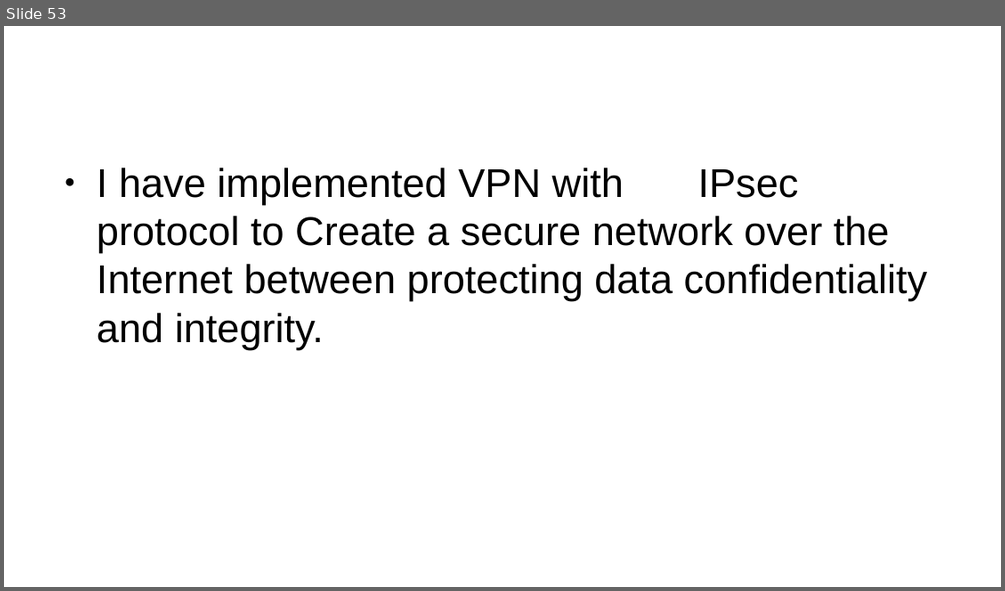
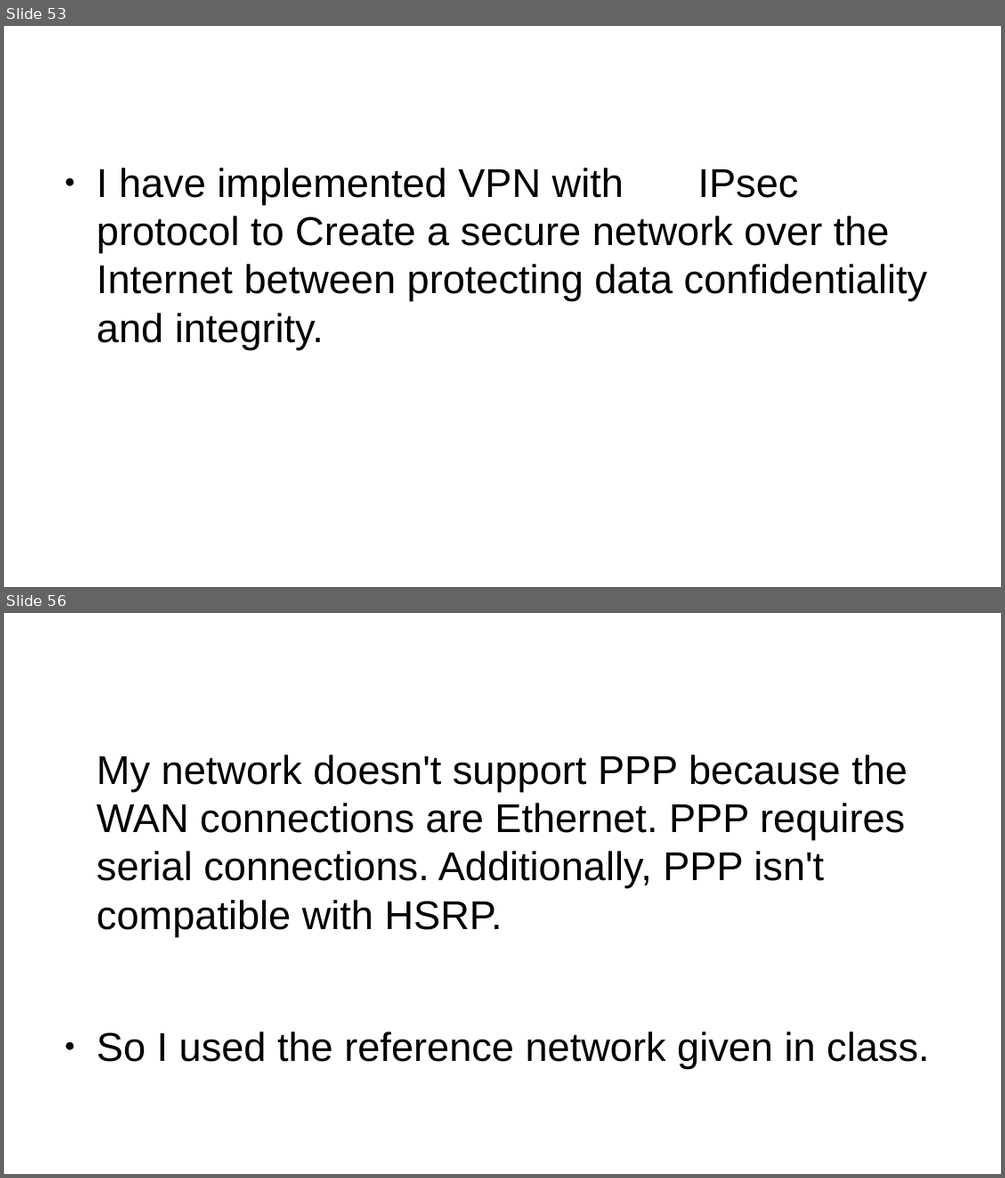
Before and after one commit to Advanced-Diploma-of-IT-Tel-Network-Eng/Assessments, a slide deck: TERM1-BLOCK1/2-ICTNWK541-Configure_Verify_Troubleshoot_WAN_links-IP_services/Assessmet_Task2/Task2/PacketTracer/guide-presentation.pptx. Shown one above the other, each under a label of ours: slide 53 before the commit, slides 53 and 56 after it; the slides between them are not shown. The pictures are 1005x591 and 1005x1178 pixels, drawn with LibreOffice and Linux fonts; fonts in the diff are those of the drawing. Boxes give left, top, right and bottom in pixels: in the first picture for what was removed or moved away, otherwise in the second. Text is boxed around its words. In the diff, an @@ line names an element or a change of style, - is before the commit and + after.

```diff
--- a/TERM1-BLOCK1/2-ICTNWK541-Configure_Verify_Troubleshoot_WAN_links-IP_services/Assessmet_Task2/Task2/PacketTracer/guide-presentation.pptx
+++ b/TERM1-BLOCK1/2-ICTNWK541-Configure_Verify_Troubleshoot_WAN_links-IP_services/Assessmet_Task2/Task2/PacketTracer/guide-presentation.pptx
@@ slide 56 added at [4, 613, 1001, 1174], background #FFFFFF @@
@@ text added at [97, 755, 929, 1069], 32 pt, text #000000 @@
+My network doesn't support PPP because the WAN connections are Ethernet. PPP requires serial connections. Additionally, PPP isn't compatible with HSRP.
+● So I used the reference network given in class.
```
Also in this commit, not shown: 5 other slides added, 6 slides removed, 1 other file.
